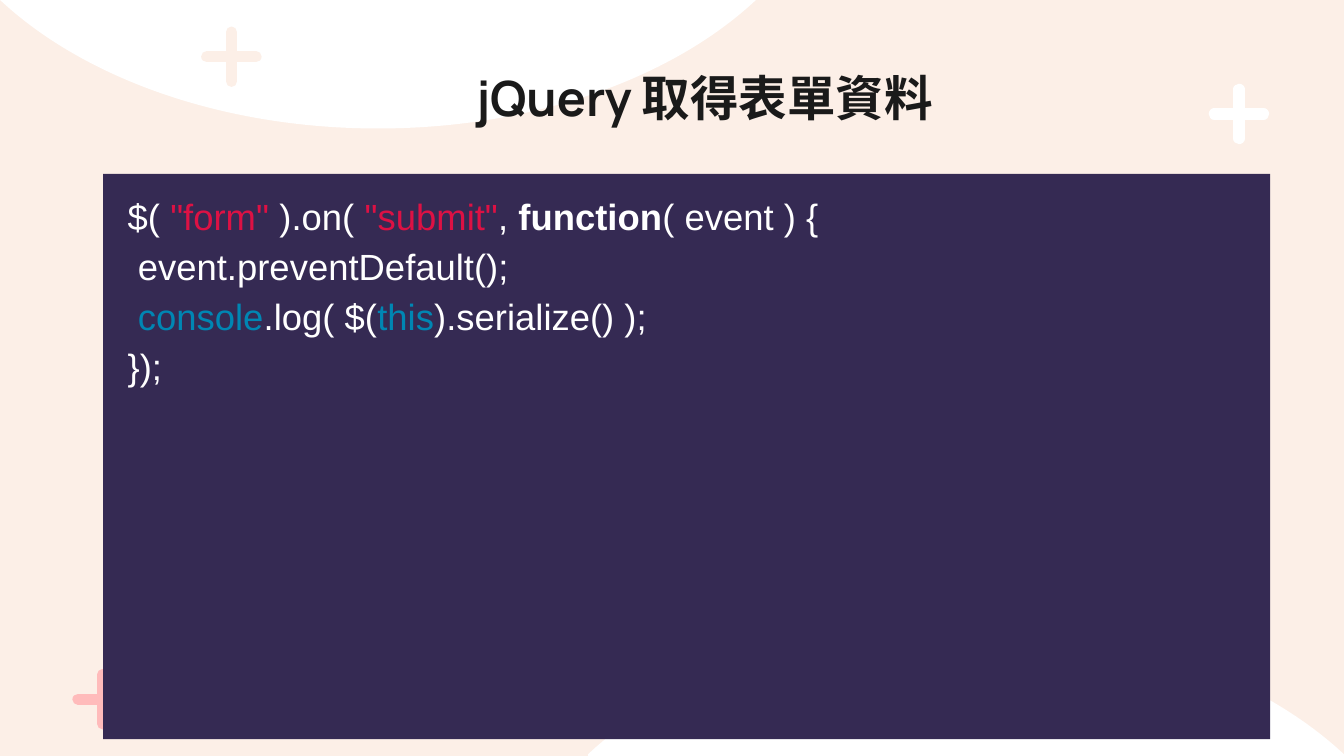
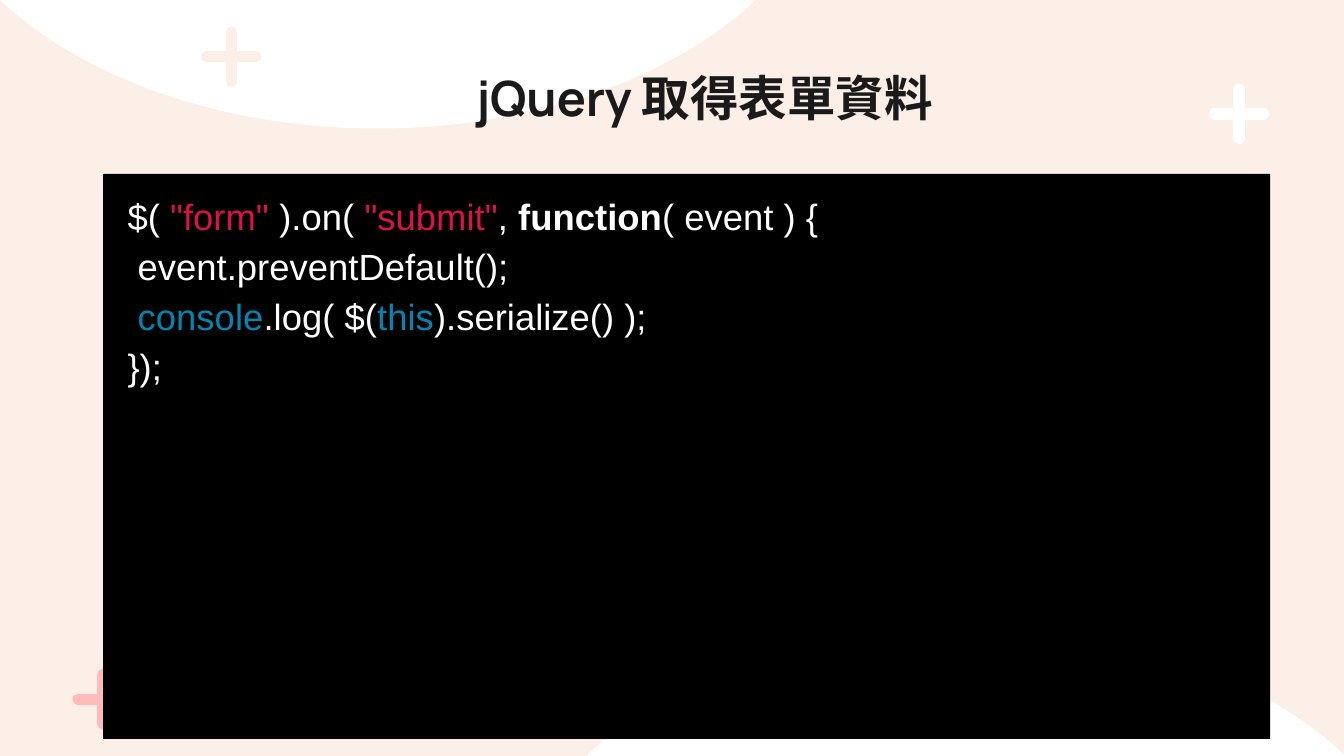
Before and after one commit to bwin0415/ISPANCLASS, a slide deck: slide 98 of jQuery/jQuery ppt.pptx. Drawn at 1344x756 pixels with LibreOffice and Linux fonts; fonts in the diff are those of the drawing. Boxes give left, top, right and bottom in pixels: in the first picture for what was removed or moved away, otherwise in the second. Text is boxed around its words. In the diff, an @@ line names an element or a change of style, - is before the commit and + after.

```diff
--- a/jQuery/jQuery ppt.pptx
+++ b/jQuery/jQuery ppt.pptx
@@ rectangle "$( "form" ).on( "submit", function( ..." at [103, 173, 1270, 739]: fill #352A53 to #000000 @@
```
Also in this commit, not shown: 59 other slides changed, 10 other files.
